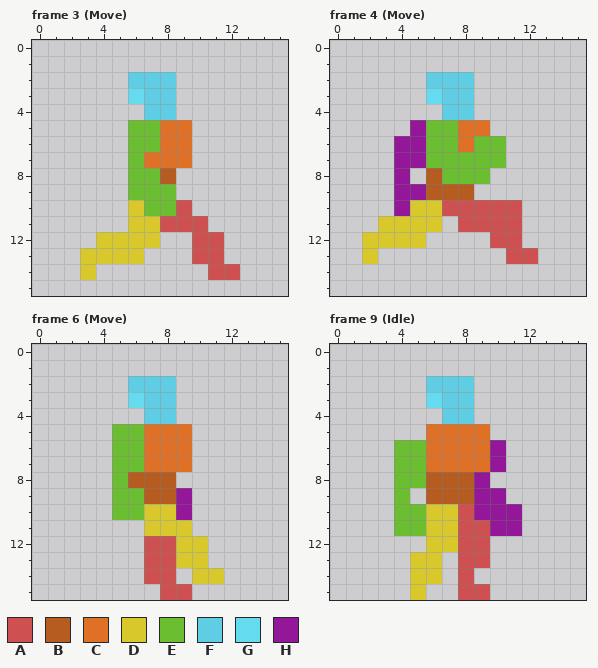
A pixel-art file gets an edit: aseprite/character_templates_gatherer.aseprite. The first picture shows the starting point.
16x16 pixels, 34 frames. Colours within 5 levels of each other are drawn and written as one. Shown: frame 3 (Move), frame 4 (Move), frame 6 (Move), frame 9 (Idle). The commit also changed other frames, which this record leaves out.
Visible layers, top first: "Other", "Head", "R Arm", "Torso", "R Leg", "L Leg", "L Arm".
Palette (. is transparent): A #ce5050  B #b65c20  C #df7126  D #d8c82b  E #6abe30  F #5fcde4  G #65dbf0  H #951799
Pixels before, frame 3 (Move), first column x 3:
 2 ...FFF....
 3 ...GFF....
 4 ....FF....
 5 ...EECC...
 6 ...EECC...
 7 ...ECCC...
 8 ...EEB....
 9 ...EEE....
10 ...DEEA...
11 ...DDAAA..
12 .DDDD..AA.
13 DDDD...AA.
14 D.......AA
Pixels before, frame 4 (Move), first column x 2:
 2 ....FFF....
 3 ....GFF....
 4 .....FF....
 5 ...HEECC...
 6 ..HHEECEE..
 7 ..HHEEEEE..
 8 ..H.BEEE...
 9 ..HHBBB....
10 ..HDDAAAAA.
11 .DDDD.AAAA.
12 DDDD....AA.
13 D........AA
Pixels before, frame 6 (Move), first column x 5:
 2 .FFF...
 3 .GFF...
 4 ..FF...
 5 EECCC..
 6 EECCC..
 7 EECCC..
 8 EBBB...
 9 EEBBH..
10 EEDDH..
11 ..DDD..
12 ..AADD.
13 ..AADD.
14 ..AA.DD
15 ...AA..
Pixels before, frame 9 (Idle), first column x 4:
 2 ..FFF...
 3 ..GFF...
 4 ...FF...
 5 ..CCCC..
 6 EECCCCH.
 7 EECCCCH.
 8 EEBBBH..
 9 E.BBBHH.
10 EEDDAHHH
11 EEDDAAHH
12 ..DDAA..
13 .DD.AA..
14 .DD.A...
15 .D..AA..
After:
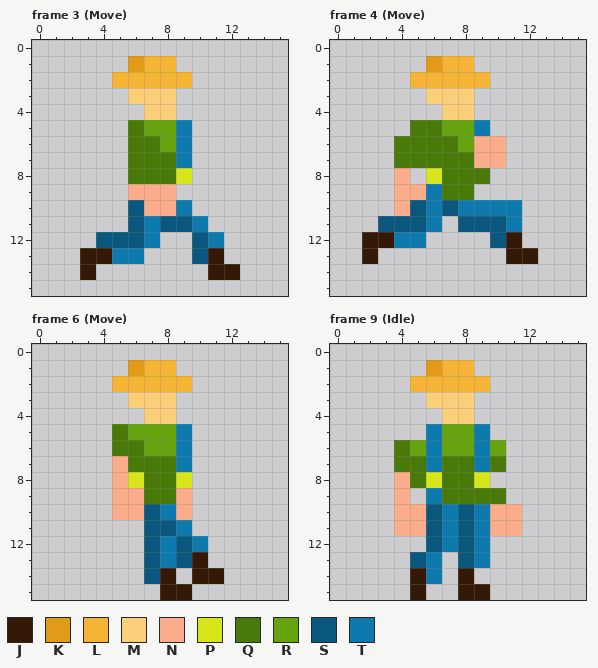
Colours new in this view: J #341907  K #e19b18  L #f6b436  M #fbce7a  N #fbac8b  P #d7e51b  Q #497908  R #65a40f  S #09577d  T #0e79ad
Commit message: Character Templates Template has been replaced with characters for each class
Changes in this commit:
Changed rows in their new state; - is an unchanged pixel.
Frame 3 (Move):
first column x 3:
 1 ---KLL----
 2 --LLLLL---
 3 ---MMM----
 4 ----MM----
 5 ---QRRT---
 6 ---QQRT---
 7 ---QQQT---
 8 ---QQQP---
 9 ---NNN----
10 ---SNNT---
11 ---STSST--
12 -SSST--ST-
13 JJTT---SJ-
14 J-------JJ
Frame 4 (Move):
first column x 2:
 1 ----KLL----
 2 ---LLLLL---
 3 ----MMM----
 4 -----MM----
 5 ---QQRRT---
 6 --QQQQRNN--
 7 --QQQQQNN--
 8 --N-PQQQ---
 9 --NNTQQ----
10 --NSTSTTTT-
11 -SSST-SSST-
12 JJTT----SJ-
13 J--------JJ
Frame 6 (Move):
first column x 5:
 1 -KLL---
 2 LLLLL--
 3 -MMM---
 4 --MM---
 5 QRRRT--
 6 QQRRT--
 7 NQQQT--
 8 NPQQP--
 9 NNQQN--
10 NNSTN--
11 --SST--
12 --STST-
13 --STSJ-
14 --SJ-JJ
15 ---JJ--
Frame 9 (Idle):
first column x 4:
 1 --KLL---
 2 -LLLLL--
 3 --MMM---
 4 ---MM---
 5 --TRRT--
 6 QRTRRTR-
 7 QQTQQTQ-
 8 NQPQQP--
 9 N-TQQQQ-
10 NNSTSTNN
11 NNSTSTNN
12 --STST--
13 -ST-ST--
14 -JT-J---
15 -J--JJ--
Where, in picture pixels (left, top, right, bottom), the same in both pictures:
changed: (80, 56, 240, 280)
changed: (362, 56, 538, 264)
changed: (112, 360, 224, 600)
changed: (394, 360, 522, 600)
